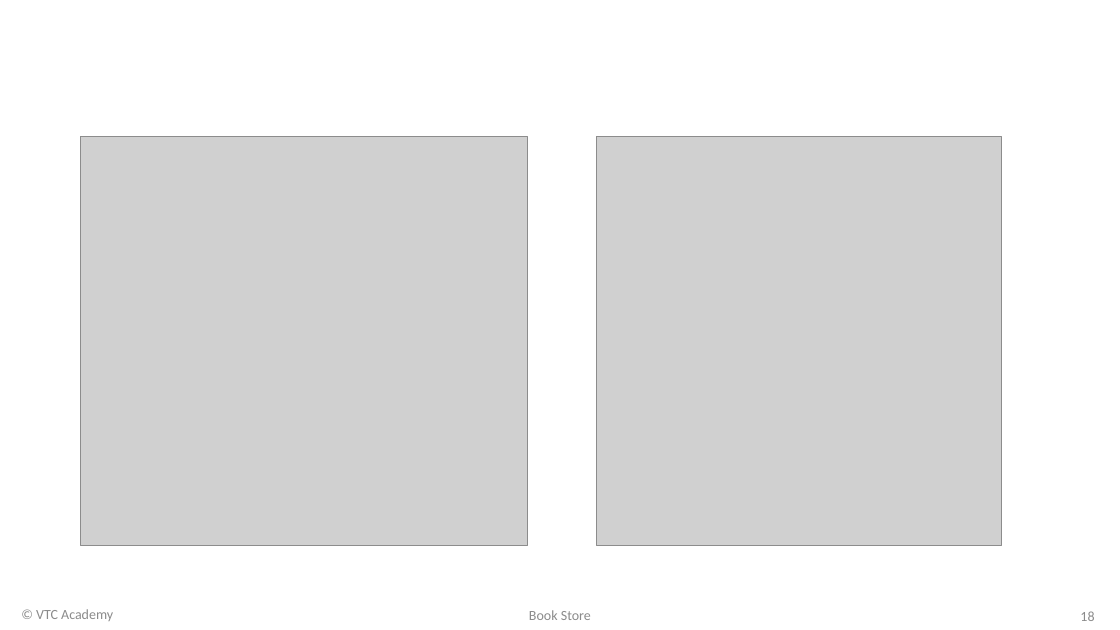
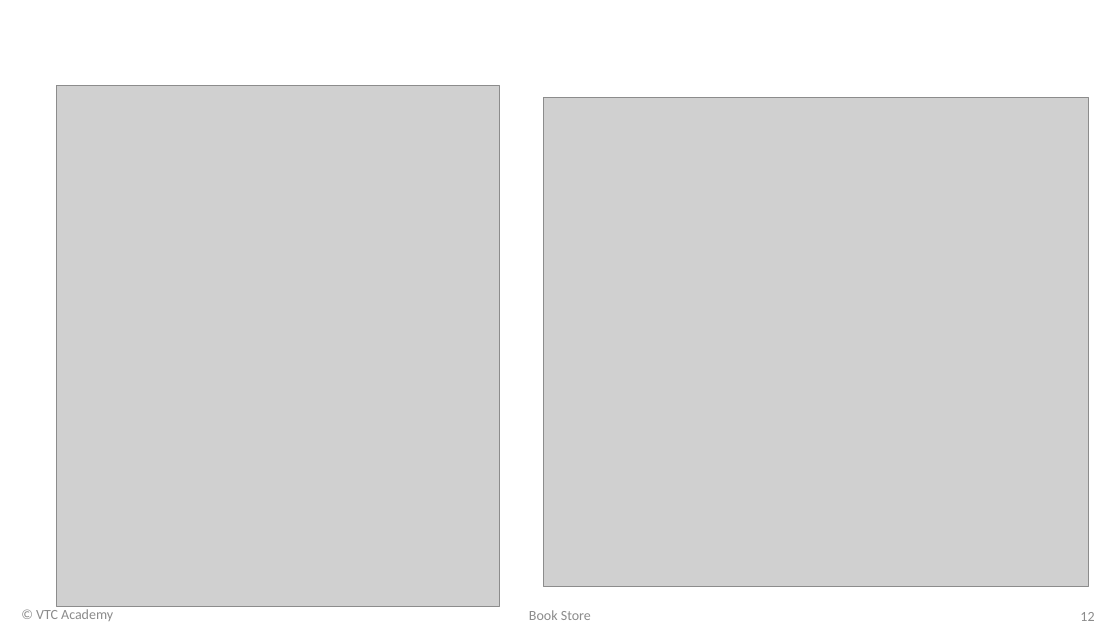
Before and after one commit to starven333/ShopProject, a slide deck: slide 12 of Project Slide.pptx (slide 18 before the commit). Drawn at 1120x630 pixels with LibreOffice and Linux fonts; fonts in the diff are those of the drawing; grey boxes stand for pictures; background and template pictures are left out. Boxes give left, top, right and bottom in pixels: in the first picture for what was removed or moved away, otherwise in the second. Text is boxed around its words. In the diff, an @@ line names an element or a change of style, - is before the commit and + after.

```diff
--- a/Project Slide.pptx
+++ b/Project Slide.pptx
@@ picture: place and size @@
-picture at bbox=[81, 137, 528, 546]
+picture at bbox=[57, 85, 499, 607]
@@ picture: place and size @@
-picture at bbox=[597, 137, 1002, 546]
+picture at bbox=[544, 97, 1089, 587]
@@ page number at bbox=[1080, 612, 1094, 621]: text changed @@
-18
+12
```
Also in this commit, not shown: 11 other slides changed, 1 slide added, 39 other files.
